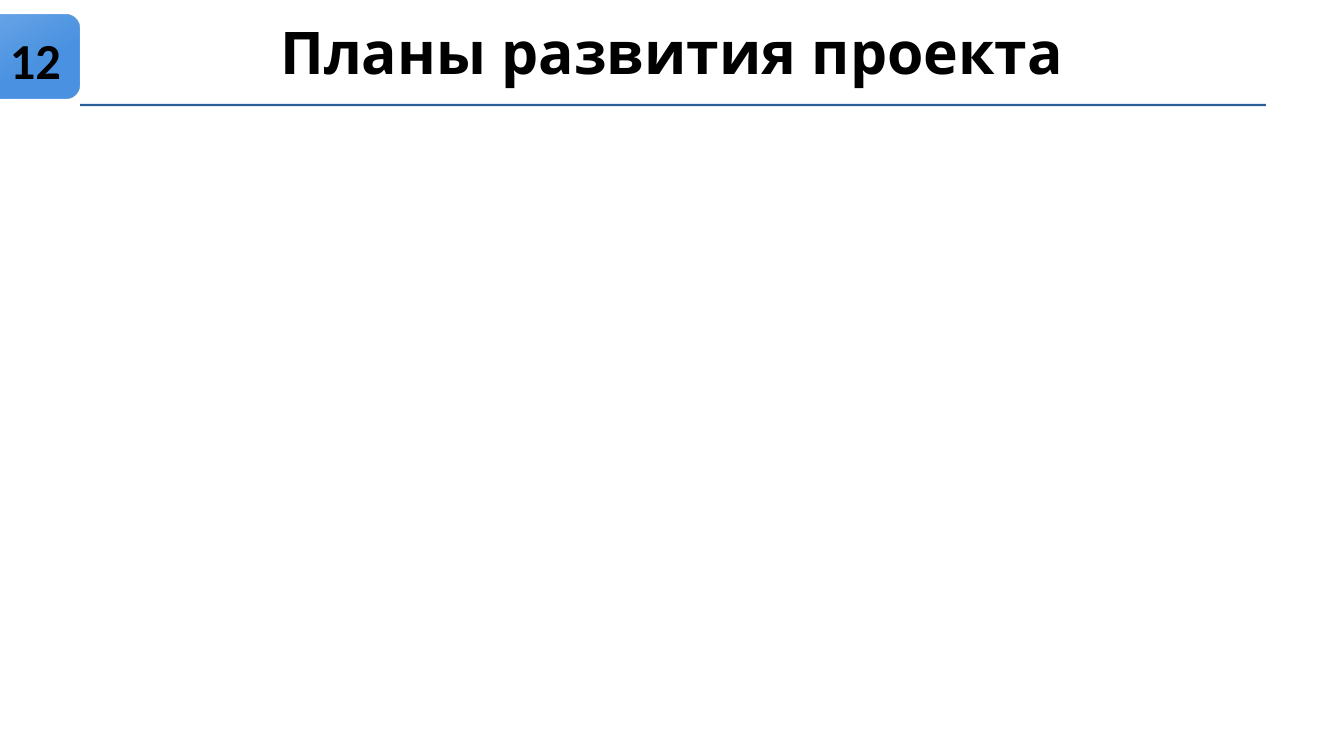
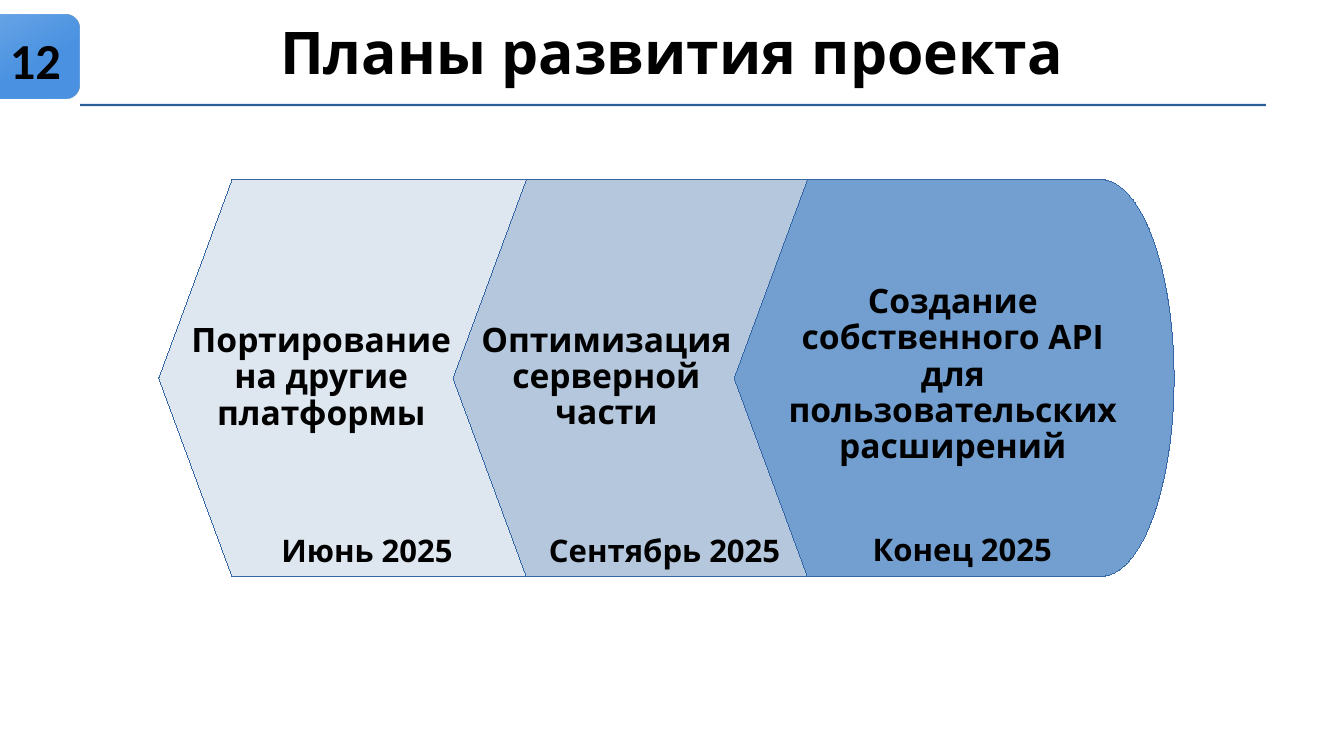
Before and after one commit to BaCat86/ProCo-python, a slide deck: slide 12 of Docs/Презентация/Individualny_proekt_ProCo.pptx. Drawn at 1344x756 pixels with LibreOffice and Linux fonts; fonts in the diff are those of the drawing. Boxes give left, top, right and bottom in pixels: in the first picture for what was removed or moved away, otherwise in the second. Text is boxed around its words. In the diff, an @@ line names an element or a change of style, - is before the commit and + after.

```diff
--- a/Docs/Презентация/Individualny_proekt_ProCo.pptx
+++ b/Docs/Презентация/Individualny_proekt_ProCo.pptx
@@ flow chart display added at (158,179,598,577), fill #DEE6EF, outline #3465A4 0 pt @@
@@ flow chart display added at (453,179,892,577), fill #B4C7DC, outline #3465A4 0 pt @@
@@ flow chart display added at (734,179,1174,577), fill #729FCF, outline #3465A4 0 pt @@
@@ text added at (789,288,1117,466), 24 pt, text #000000, bold @@
+Создание собственного API для пользовательских расширений
@@ text added at (191,328,451,433), 24 pt, text #000000, bold @@
+Портирование на другие платформы
@@ text added at (481,327,731,425), 24 pt, text #000000, bold @@
+Оптимизация серверной части
@@ text added at (281,539,453,563), 22.2 pt, text #000000, bold @@
+Июнь 2025
@@ text added at (549,538,780,570), 22.2 pt, text #000000, bold @@
+Сентябрь 2025
@@ text added at (873,538,1052,567), 22.2 pt, text #000000, bold @@
+Конец 2025
```
Also in this commit, not shown: 10 other slides changed, 1 other file.
